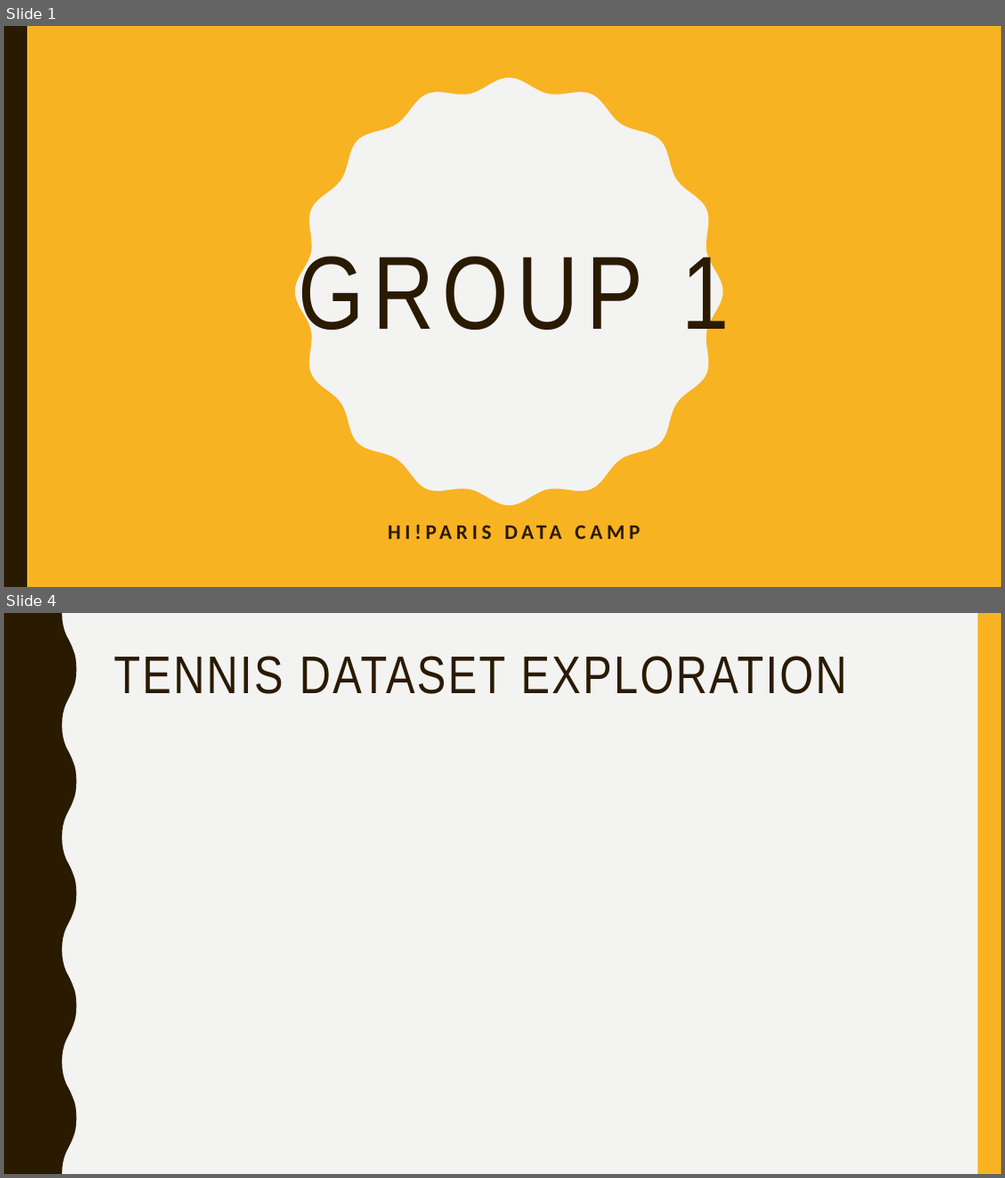
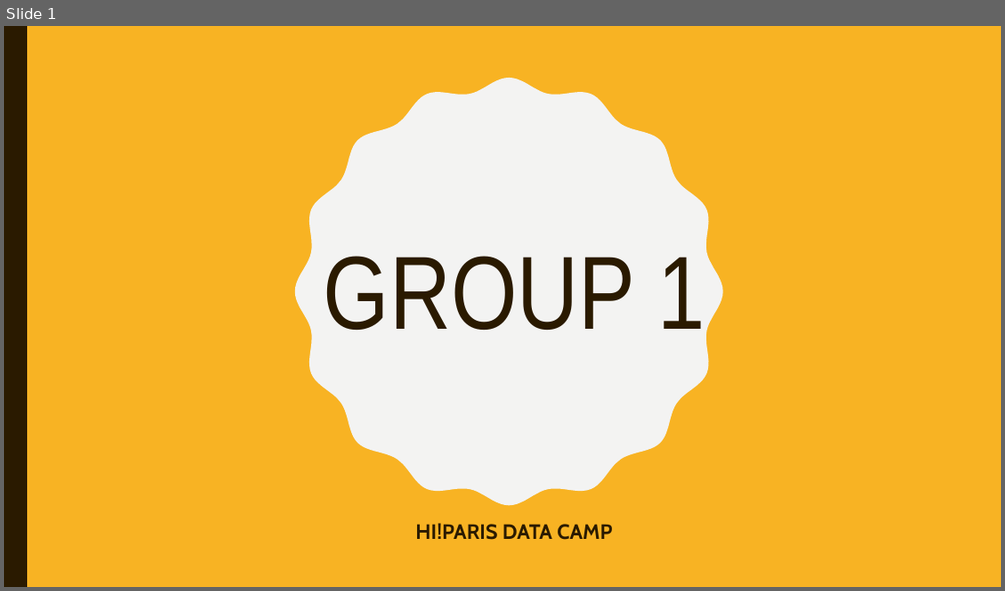
Before and after one commit to waddason/Hi-Paris_bootcamp, a slide deck: 20240830_HIP_DBC_group1.pptx. Shown one above the other, each under a label of ours: slides 1 and 4 before the commit, slide 1 after it; the slides between them are not shown. The pictures are 1005x1178 and 1005x591 pixels, drawn with LibreOffice and Linux fonts; fonts in the diff are those of the drawing; background and template pictures are left out. Boxes give left, top, right and bottom in pixels: in the first picture for what was removed or moved away, otherwise in the second. Text is boxed around its words. In the diff, an @@ line names an element or a change of style, - is before the commit and + after.

```diff
--- a/20240830_HIP_DBC_group1.pptx
+++ b/20240830_HIP_DBC_group1.pptx
@@ slide 4 removed at <box>4,613,1001,1174</box>, background #F3F3F2 @@
@@ freeform shape removed at <box>4,613,77,1174</box> @@
@@ rectangle removed at <box>978,613,1001,1174</box> @@
@@ title removed at <box>113,656,847,694</box> @@
-TENNIS DATASET EXPLORATION
@@ slide 1 changed as well @@
@@ title "GROUP 1" at <box>324,256,704,329</box>: letter spacing 8 to 0 pt @@
@@ subtitle "HI!PARIS DATA CAMP" at <box>415,523,612,540</box>: font Calibri to Cabin, letter spacing 4 to 0 pt; less space between paragraphs @@
```
Also in this commit, not shown: 1 other slide changed, 6 slides added, 3 other slides removed, 4 other files.
